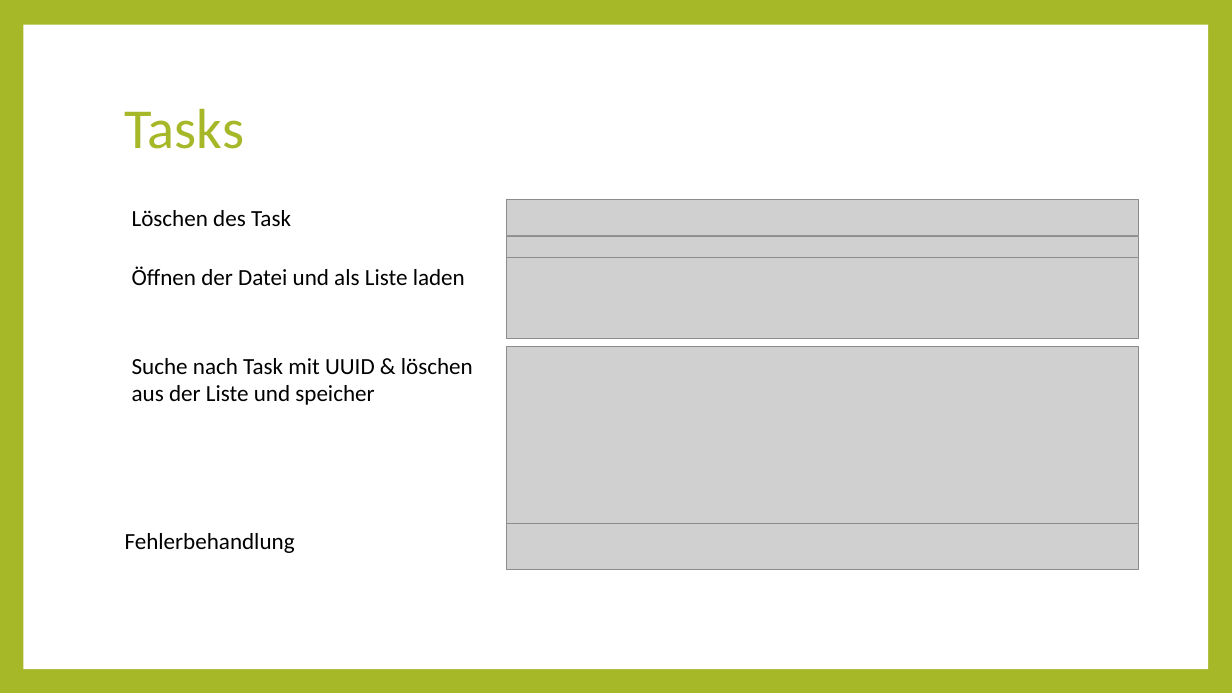
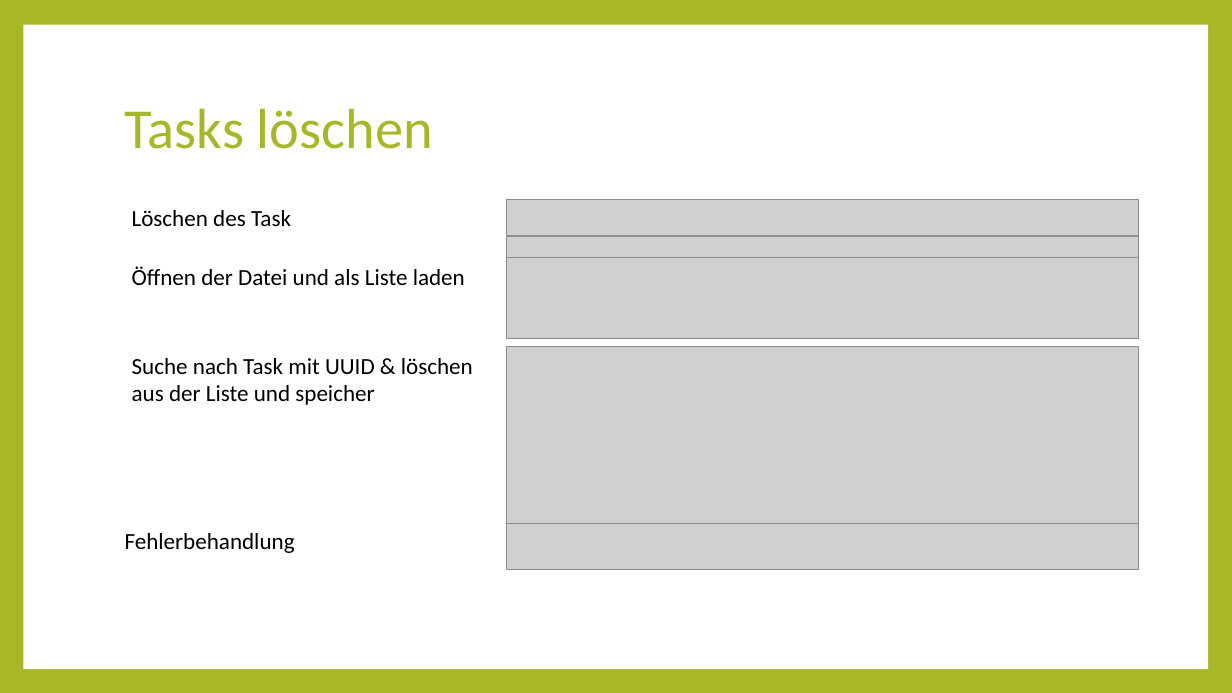
Before and after one commit to errorsHurt/KivyTodoList, a slide deck: slide 11 of dokumentation/Kivy Präsi.pptx (slide 8 before the commit). Drawn at 1232x693 pixels with LibreOffice and Linux fonts; fonts in the diff are those of the drawing; grey boxes stand for pictures. Boxes give left, top, right and bottom in pixels: in the first picture for what was removed or moved away, otherwise in the second. Text is boxed around its words. In the diff, an @@ line names an element or a change of style, - is before the commit and + after.

```diff
--- a/dokumentation/Kivy Präsi.pptx
+++ b/dokumentation/Kivy Präsi.pptx
@@ title at bbox=[125, 108, 433, 149]: text changed @@
-Tasks
+Tasks löschen
```
Also in this commit, not shown: 2 other slides changed, 4 slides added.
